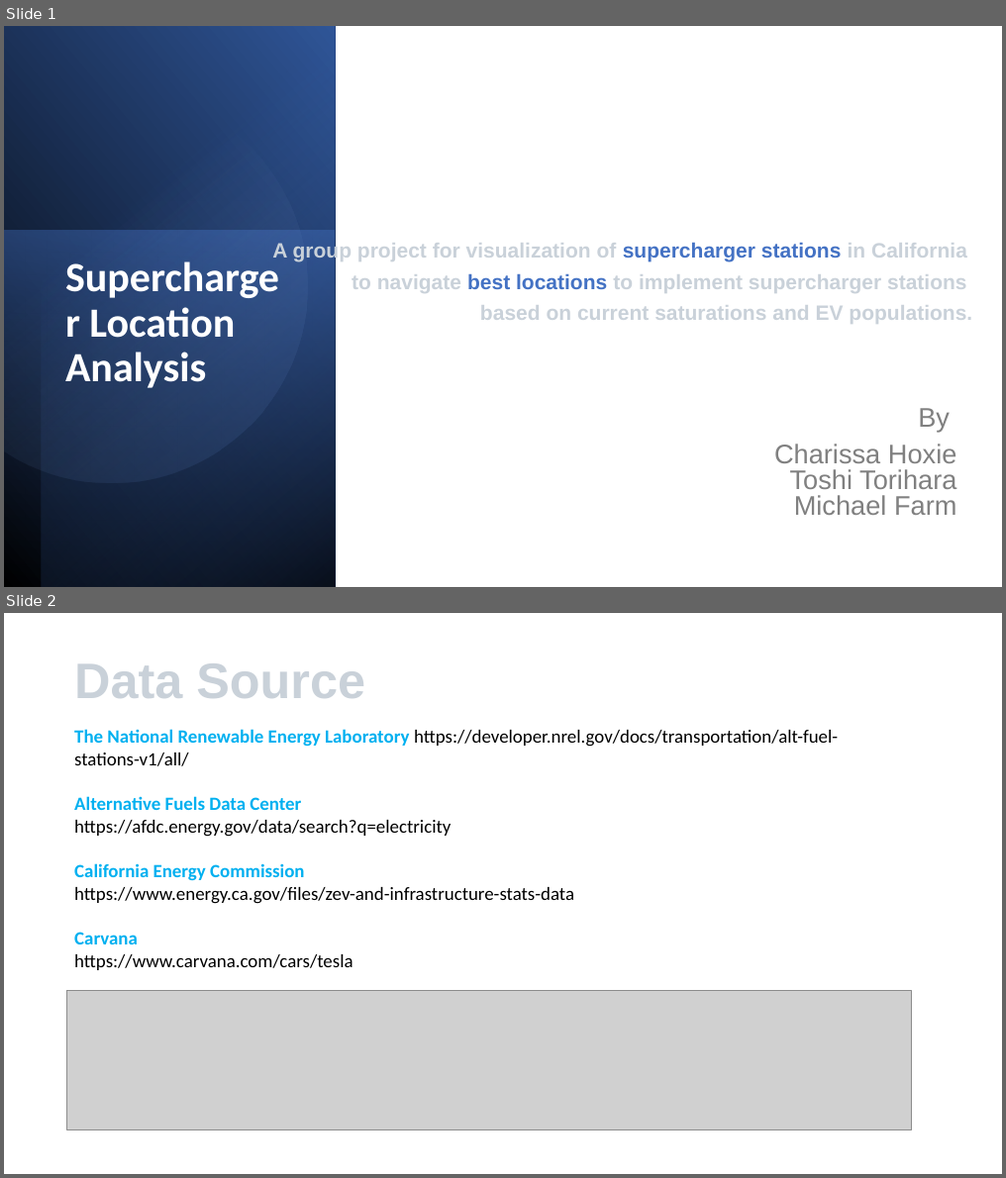
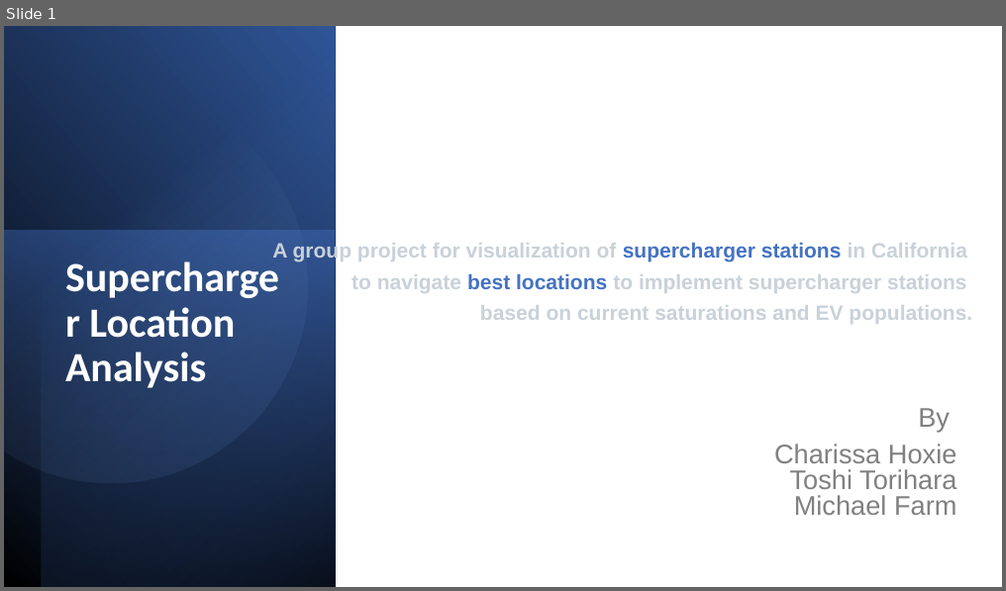
Before and after one commit to sissa81/legendary-system, a slide deck: Presentation/legendary-system.pptx. Shown one above the other, each under a label of ours: slides 1 and 2 before the commit, slide 1 after it. The pictures are 1006x1178 and 1006x591 pixels, drawn with LibreOffice and Linux fonts; fonts in the diff are those of the drawing; grey boxes stand for pictures. Boxes give left, top, right and bottom in pixels: in the first picture for what was removed or moved away, otherwise in the second. Text is boxed around its words. In the diff, an @@ line names an element or a change of style, - is before the commit and + after.

```diff
--- a/Presentation/legendary-system.pptx
+++ b/Presentation/legendary-system.pptx
@@ slide 2 removed at [4,613,1002,1174], background #FFFFFF @@
@@ text removed at [74,663,365,698] @@
-Data Source
@@ text removed at [74,729,838,970] @@
-The National Renewable Energy Laboratory https://developer.nrel.gov/docs/transportation/alt-fuel-stations-v1/all/
-Alternative Fuels Data Center
-https://afdc.energy.gov/data/search?q=electricity
-California Energy Commission
-https://www.energy.ca.gov/files/zev-and-infrastructure-stats-data
-Carvana
-https://www.carvana.com/cars/tesla
@@ picture removed at [67,991,911,1131] @@
```
Also in this commit, not shown: 4 slides changed, 3 slides added, 2 other slides removed.
